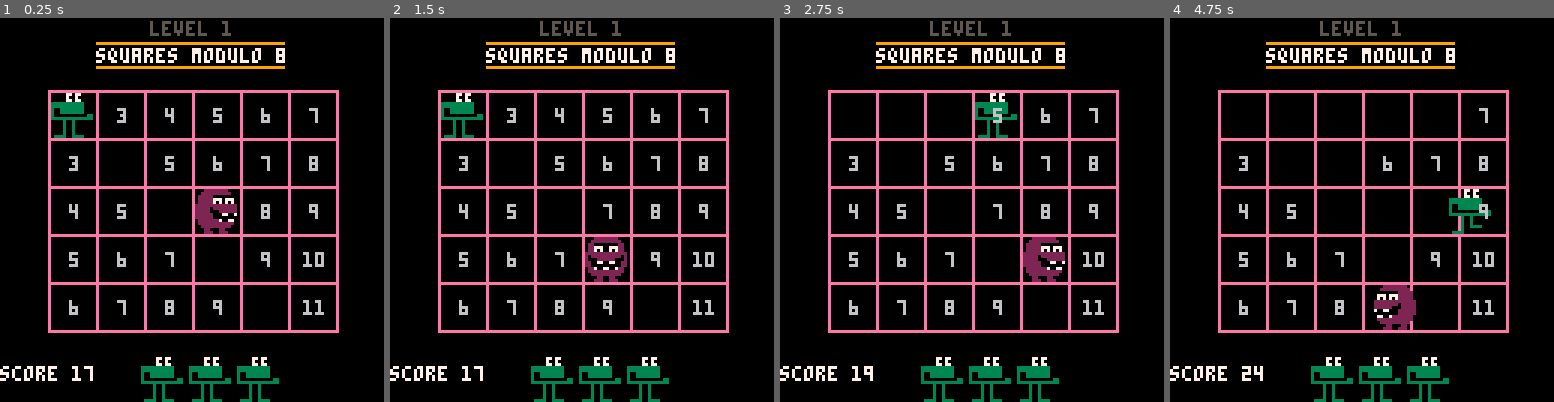
Above: before the commit, frames 1-4 (left to right).
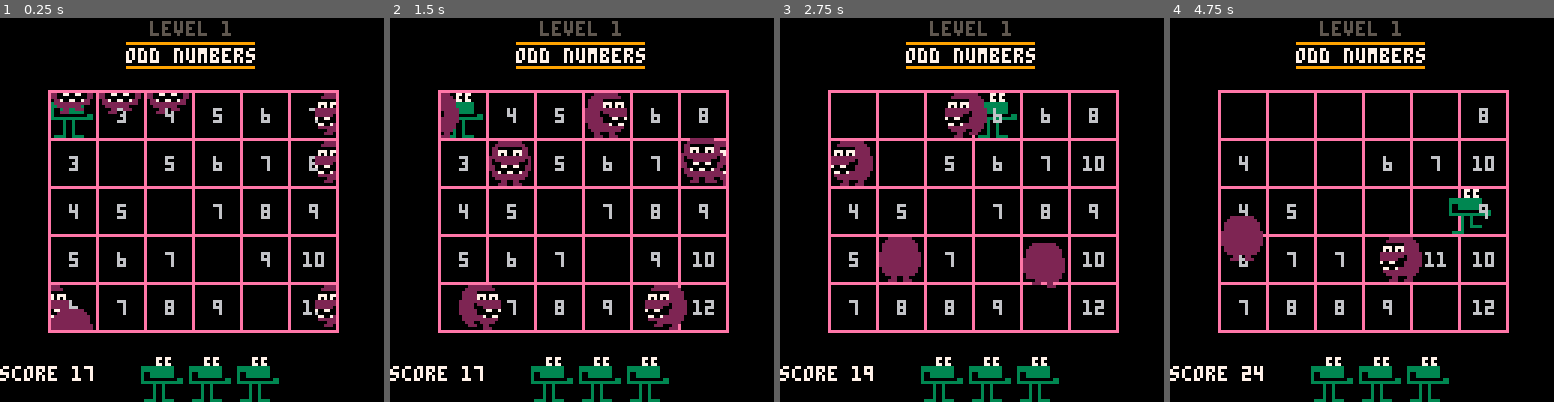
Above: after the commit, the same moments.

Repository: m4thpro/nl
Game: PICO-8 cartridge nl.p8
The game is run twice, just before and just after one commit, with the same random seed, the same clock (stepped at 60 frames per second) and the same inputs.
Inputs:
- Up to frame 1 (0.25 s): no input
- Up to frame 2 (1.5 s): tap X (X key) at 0.33, 1.07 s; tap O (Z key) at 0.7 s
- Up to frame 3 (2.75 s): hold Right 1.6-2.1 s; tap O (Z key) at 1.7, 2.1, 2.5 s; tap X (X key) at 1.85 s; hold Up 2.15-2.42 s; hold Right from 2.47 s (still down)
- Up to frame 4 (4.75 s): tap O (Z key) every 0.4 s from 2.9 to 4.5 s; tap X (X key) at 2.97, 4.08 s; release Right at 3.03 s; hold Left 3.08-3.58 s; hold Down 3.63-3.97 s; hold Right 4.02-4.68 s; hold Up from 4.73 s (still down)

The runs differ from the first frame. In frame 1, 4.5% of the frame differs, in the area x 13-88%, y 6-82%; in frame 2, 6.5%; in frame 3, 4.6%; in frame 4, 4.2%.

Commit message:
troggles in random locations

Diff:
--- a/nl.p8
+++ b/nl.p8
@@ -15,7 +15,8 @@
 score = 17
 level = 1
 lives = 3
-title = "squares modulo 8"
+--title = "squares modulo 8"
+title = "odd numbers"
 
 -- position of board
 cx = 6
@@ -27,6 +28,10 @@
    score = score + 1
 end
 
+function troggle_fiddle(i,j)
+   board[i][j] = board[i][j] + 1
+end
+
 function draw_troggle(t)
    local bottom = 16
 
@@ -103,6 +108,14 @@
       -- once we're done waiting...
       if t.waiting < 0 then
 	 t.waiting = nil
+
+	 -- troggles have a tendency to mess with the board
+	 local i = ceil((t.x - originx) / 16 + 0.5)
+	 local j = ceil((t.y - originy) / 16 + 0.5)
+	 if board[i][j] then
+	    troggle_fiddle(i,j)
+	 end
+
 	 -- move in a random direction
 	 local r = flr(4*rnd())
 	 if r == 0 then t.dx =  1 end
@@ -133,10 +146,43 @@
    return t
 end
 
+function make_random_troggle()
+   local t = make_troggle(0,0)
+   local r = flr(4*rnd())
+   if r == 0 then t.dx =  1 end
+   if r == 1 then t.dx = -1 end
+   if r == 2 then t.dy =  1 end
+   if r == 3 then t.dy = -1 end
+
+   if t.dy ==  1 then t.y = originy-16 end
+   if t.dy == -1 then t.y = originy+cy*16 end
+   if t.dx ==  1 then t.x = originx-16 end
+   if t.dx == -1 then t.x = originx+cx*16 end
+
+   if t.dy == 0 then
+      t.y = originy + flr(cy*rnd()) * 16
+   end
+
+   if t.dx == 0 then
+      t.x = originx + flr(cy*rnd()) * 16
+   end
+
+end
+
 function _init()
    troggles = {}
    board = {}
-   make_troggle(3*16 + originx,2*16 + originy)
+   make_random_troggle()
+   make_random_troggle()
+   make_random_troggle()
+   make_random_troggle()
+   make_random_troggle()
+   make_random_troggle()
+   make_random_troggle()
+   make_random_troggle()
+   make_random_troggle()
+   make_random_troggle()
+
    for i=1,cx do
       board[i] = {}
       for j=1,cy do
@@ -198,23 +244,37 @@
    end
 end
 
-function collide_event(t)
-   sfx(2)
-end
-
-function collide(t)
-   local dx = pl.x - t.x
-   local dy = pl.y - t.y
-   if (abs(dx) < 4) then
-      if (abs(dy) < 4) then
-	 collide_event(t)
+function collide_event(s,t)
+   if s == pl then
+      --sfx(2)
+      return
+   end
+
+   s.dead = true
+end
+
+function collide(s,t)
+   local dx = s.x - t.x
+   local dy = s.y - t.y
+   local delta = 1
+   if s == pl then delta = 4 end
+   if (abs(dx) < delta) then
+      if (abs(dy) < delta) then
+	 collide_event(s,t)
       end
    end
 end
 
 function collisions()
    for t in all(troggles) do
-      collide(t)
+      collide(pl,t)
+   end
+   for t in all(troggles) do
+      for s in all(troggles) do
+	 if s ~= t and not s.dead and not t.dead then
+	    collide(s,t)
+	 end
+      end
    end
 end
 
@@ -279,8 +339,7 @@
    rectfill (0,0,127,127,0)
    map(0,0, 0,0, 16,16)
 
-   clip(originx + 1,originy + 1,
-	cx*16 - 1, cy*16 - 1)
+   clip(originx + 1,originy + 1, cx*16 - 1, cy*16 - 1)
    draw_player()
    draw_board()
    foreach(troggles, draw_troggle)
